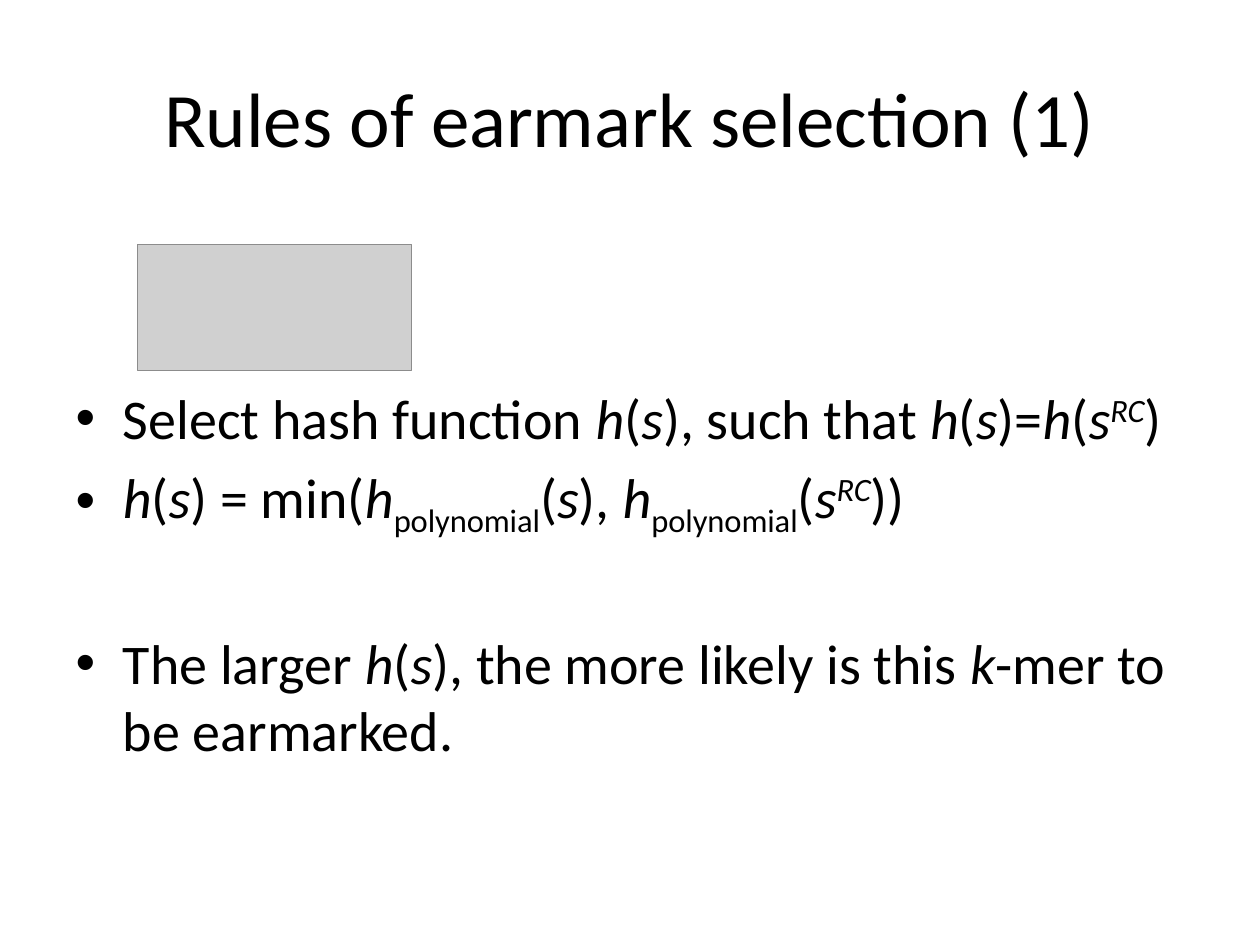
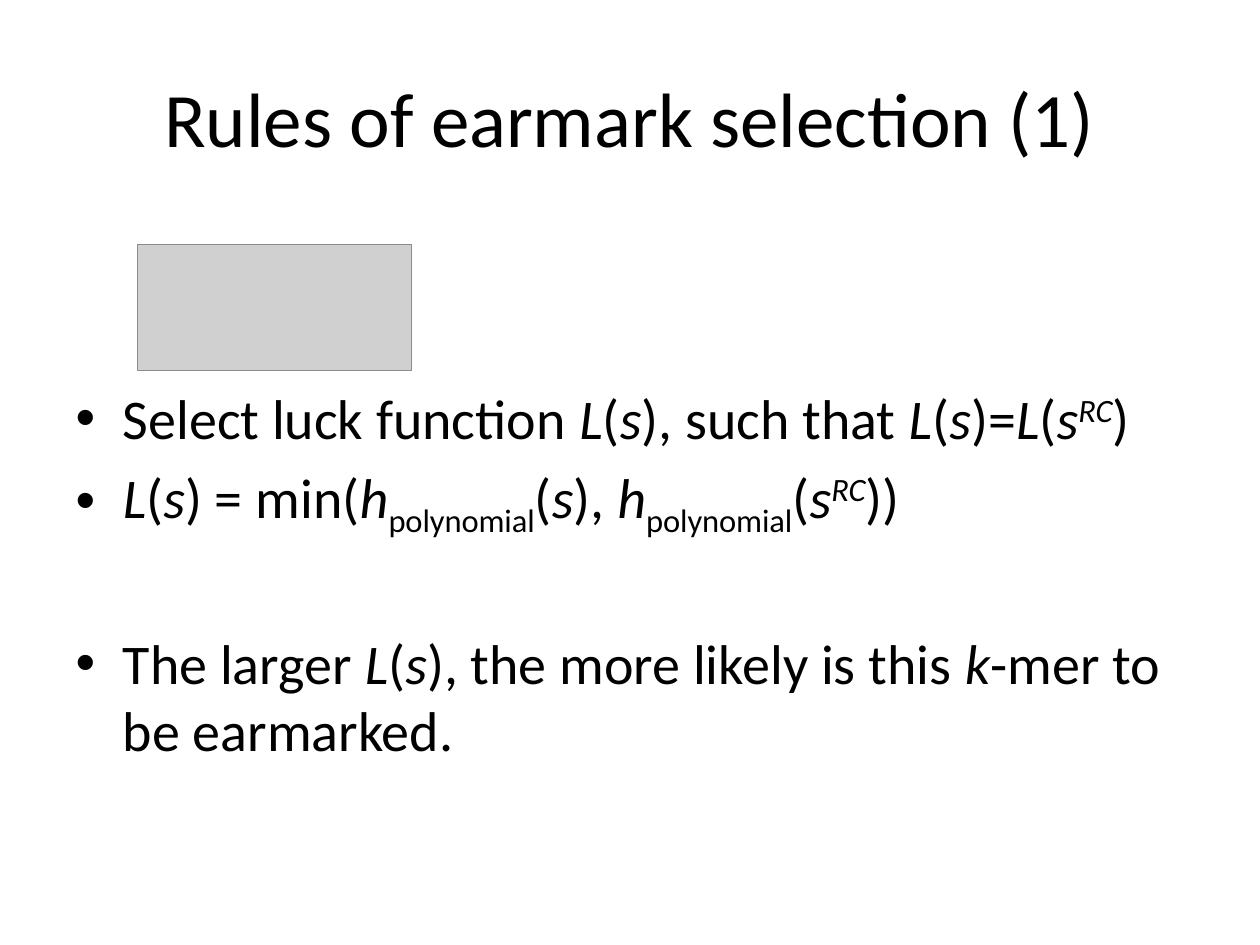
Before and after one commit to ablab/spades, a slide deck: slide 6 of assembler/docs/abruijn/presentation.pptx. Drawn at 1260x945 pixels with LibreOffice and Linux fonts; fonts in the diff are those of the drawing; grey boxes stand for pictures. Boxes give left, top, right and bottom in pixels: in the first picture for what was removed or moved away, otherwise in the second. Text is boxed around its words. In the diff, an @@ line names an element or a change of style, - is before the commit and + after.

```diff
--- a/assembler/docs/abruijn/presentation.pptx
+++ b/assembler/docs/abruijn/presentation.pptx
@@ text at box(123, 398, 1160, 752): text changed @@
-• Select hash function h(s), such that h(s)=h(sRC)
-• h(s) = min(hpolynomial(s), hpolynomial(sRC))
-• The larger h(s), the more likely is this k-mer to be earmarked.
+• Select luck function L(s), such that L(s)=L(sRC)
+• L(s) = min(hpolynomial(s), hpolynomial(sRC))
+• The larger L(s), the more likely is this k-mer to be earmarked.
```
Also in this commit, not shown: 1 other slide changed.
